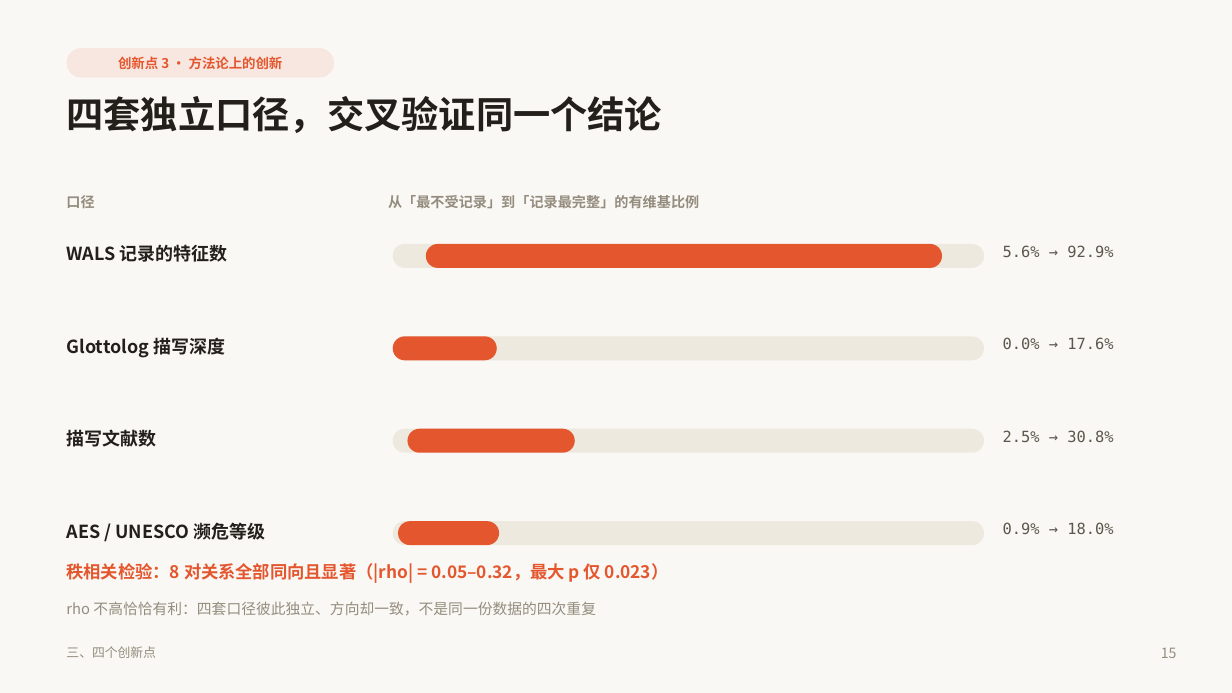
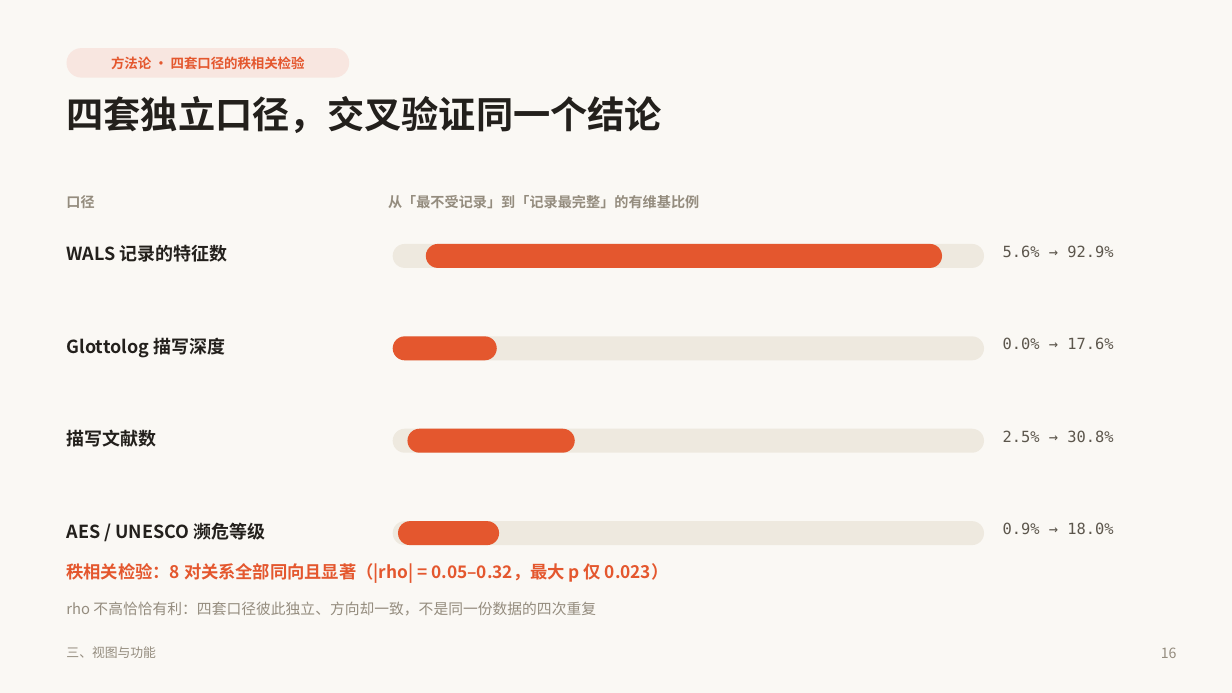
Before and after one commit to quvro/world-language-vitality-map, a slide deck: slide 16 of paper/世界语言赛博活力图谱_答辩PPT.pptx (slide 15 before the commit). Drawn at 1232x693 pixels with LibreOffice and Linux fonts; fonts in the diff are those of the drawing. Boxes give left, top, right and bottom in pixels: in the first picture for what was removed or moved away, otherwise in the second. Text is boxed around its words. In the diff, an @@ line names an element or a change of style, - is before the commit and + after.

Commit message:
﻿refactor(ppt): 二三两部分按新大纲重排
用户要求：第二部分讲系统架构 / 数据来源 / 搭建过程，第三部分详细讲视图与功能。

第二部分（9–12）
  9  章节页
  10 五个来源，四套互不重叠的记录口径      ← 数据来源
  11 搭建过程：从公开接口到一份数据契约    ← 新增
  12 四层架构：采集 → 处理 → 可视化 → 交互 ← 系统架构
     · 新增页按四步讲：抓取 / 清洗 / 建库 / 前端
     · 清洗那一步重点讲实体对齐（WALS 码、Glottocode、ISO 639-3 三方映射）

第三部分（13–21）
  · 标题从「三、四个创新点」改为「三、视图与功能」
  · 各页 kicker 从「创新点 N」改为视图 / 功能 / 方法论 / 交互
  · 页脚同步为「三、视图与功能」
  · 六个视图总览移到架构页之后，作为进入第三部分的过渡

顺带交换了「搭建过程」与「架构」的先后：先讲怎么搭出来的，
再讲为什么这么分层，比反过来顺。

```diff
--- a/paper/世界语言赛博活力图谱_答辩PPT.pptx
+++ b/paper/世界语言赛博活力图谱_答辩PPT.pptx
@@ rounded rectangle "方法论 · 四套口径的秩相关检验": place and size @@
-rounded rectangle "方法论 · 四套口径的秩相关检验" at box(67, 48, 335, 78)
+rounded rectangle "方法论 · 四套口径的秩相关检验" at box(67, 48, 349, 78)
@@ text in rounded rectangle at box(111, 56, 305, 69): text changed @@
-创新点 3 · 方法论上的创新
+方法论 · 四套口径的秩相关检验
@@ text at box(66, 646, 156, 658): text changed @@
-三、四个创新点
+三、视图与功能
```
Also in this commit, not shown: 12 other slides changed, 1 slide added, 4 other files.
